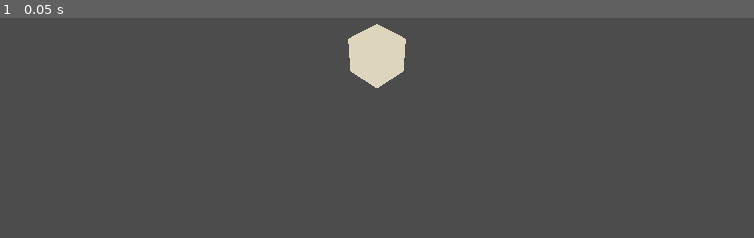
Above: before the commit, frame 1.
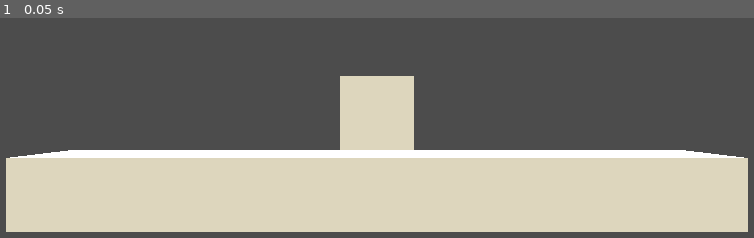
Above: after the commit, the same moment.

Repository: adngdb/ldjam45
Game: Godot game, scene res://Scenes/Main.tscn
The game is run twice, just before and just after one commit, with the same random seed, the same clock (stepped at 60 frames per second) and the same inputs.
Inputs:
- Up to frame 1 (0.05 s): no input

The runs differ from the first frame. In frame 1, 41% of the frame differs, in the area x 0-100%, y 2-98%.

Commit message:
Add Level01

Diff:
--- /dev/null
+++ b/Scenes/Level00.tscn
@@ -0,0 +1,10 @@
+[gd_scene load_steps=2 format=2]
+
+[sub_resource type="CubeMesh" id=1]
+
+[node name="Level00" type="Spatial"]
+
+[node name="MeshInstance" type="MeshInstance" parent="."]
+transform = Transform( 10, 0, 0, 0, 1, 0, 0, 0, 1, 0, 0, 0 )
+mesh = SubResource( 1 )
+material/0 = null
--- a/Scenes/Main.tscn
+++ b/Scenes/Main.tscn
@@ -1,10 +1,17 @@
-[gd_scene load_steps=2 format=2]
+[gd_scene load_steps=3 format=2]
 
 [ext_resource path="res://Scenes/Player.tscn" type="PackedScene" id=1]
+[ext_resource path="res://Scenes/Level00.tscn" type="PackedScene" id=2]
 
 [node name="Main" type="Spatial"]
 
+[node name="DirectionalLight" type="DirectionalLight" parent="."]
+transform = Transform( -0.778903, 0.422419, 0.463544, 0.627071, 0.51328, 0.58594, 0.00958414, 0.747065, -0.664682, 0, 17.6372, 0 )
+
 [node name="Player" parent="." instance=ExtResource( 1 )]
+transform = Transform( 1, 0, 0, 0, 1, 0, 0, 0, 1, 0, 2.21314, 0 )
 
 [node name="Camera" type="Camera" parent="Player"]
-transform = Transform( 0.707107, -0.5, 0.5, 0, 0.707107, 0.707107, -0.707107, -0.5, 0.5, 10, 10, 10 )
+transform = Transform( 1, 0, 0, 0, 1, 0, 0, 0, 1, 0, 0, 10 )
+
+[node name="Level00" parent="." instance=ExtResource( 2 )]
